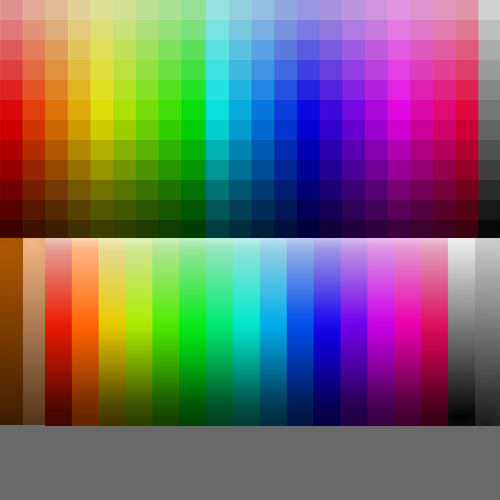
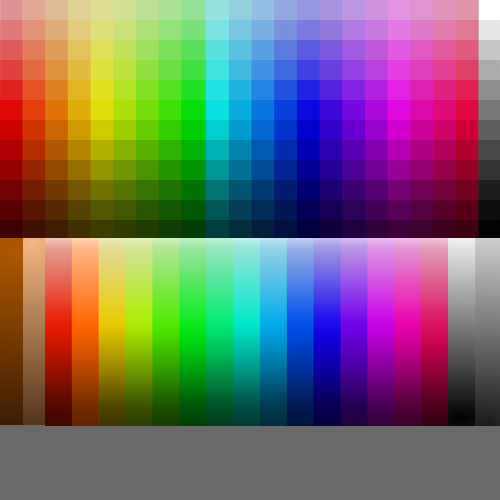
Revision of a layered (500, 500) image; what changed, layer by layer:
painted on "Pixels" over (479, 0, 500, 237)
painted on "Gradients" over (479, 196, 500, 237)
painted on "Background" over (479, 0, 500, 237)
